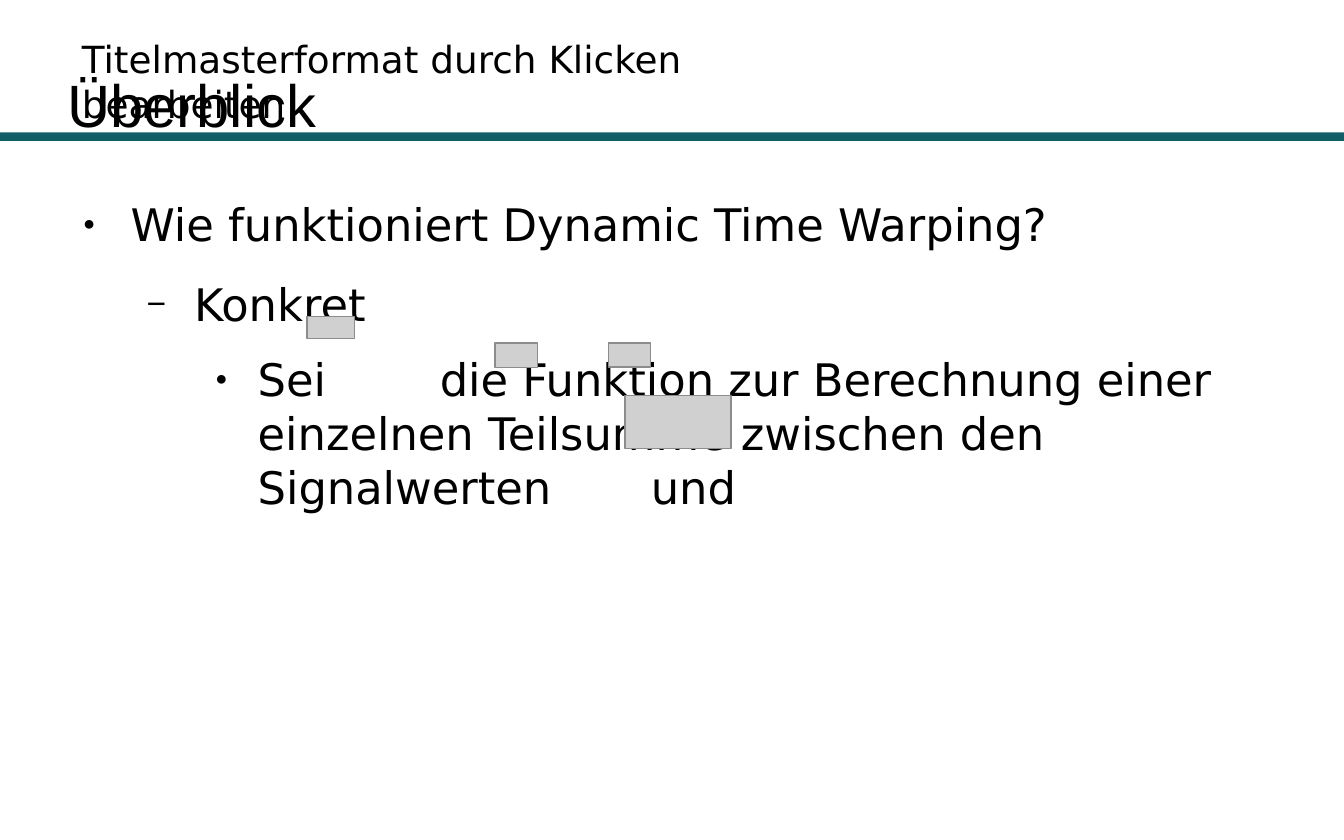
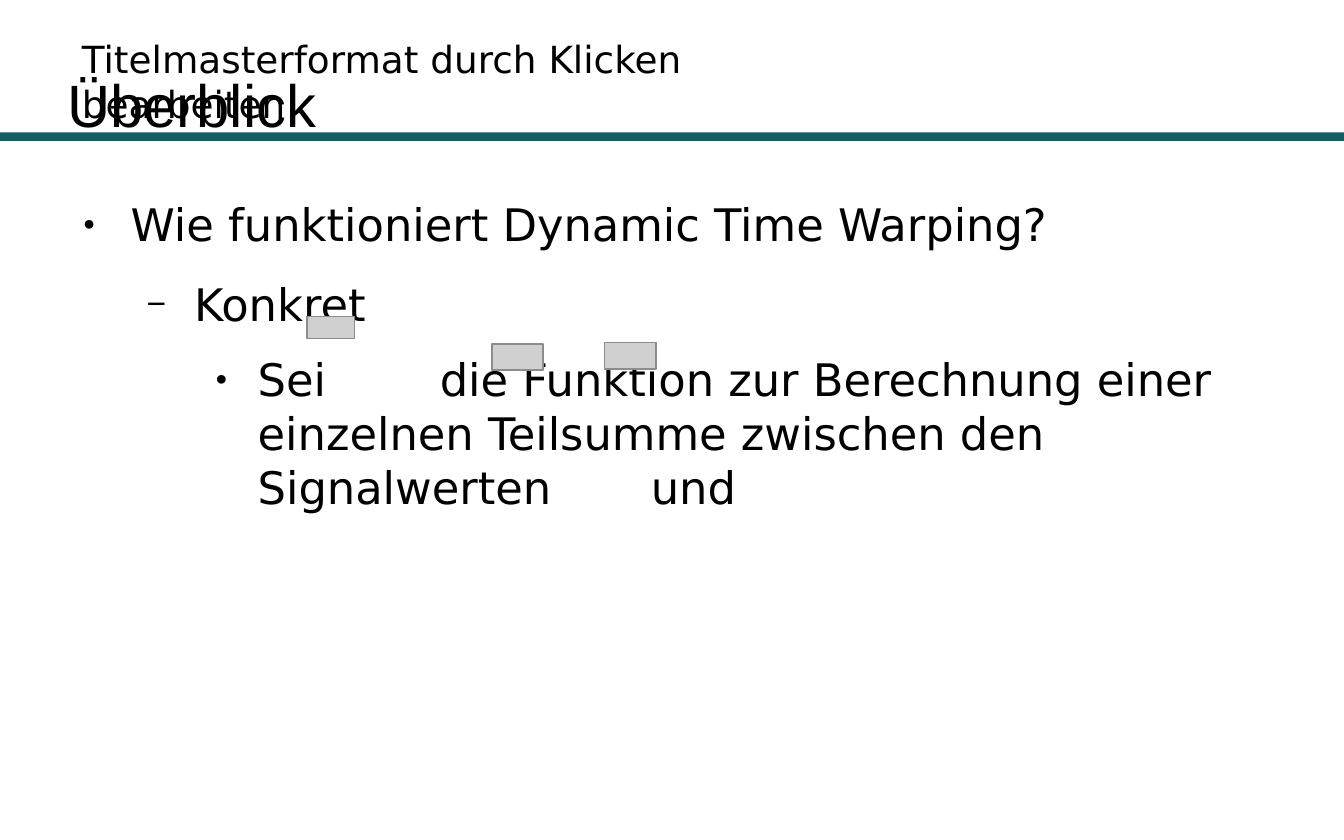
Before and after one commit to Hirnschwamm/DTW, a slide deck: slide 45 of Präsentation.odp. Drawn at 1344x840 pixels with LibreOffice and Linux fonts; fonts in the diff are those of the drawing; grey boxes stand for pictures; background and template pictures are left out. Boxes give left, top, right and bottom in pixels: in the first picture for what was removed or moved away, otherwise in the second. Text is boxed around its words. In the diff, an @@ line names an element or a change of style, - is before the commit and + after.

```diff
--- a/Präsentation.odp
+++ b/Präsentation.odp
@@ picture resized from (x1=495, y1=343, x2=538, y2=367) to (x1=492, y1=344, x2=543, y2=371) @@
@@ picture resized from (x1=609, y1=343, x2=650, y2=367) to (x1=605, y1=343, x2=656, y2=370) @@
@@ picture removed at (x1=625, y1=395, x2=731, y2=448) @@
```
Also in this commit, not shown: 3 other slides changed, 3 slides added.
